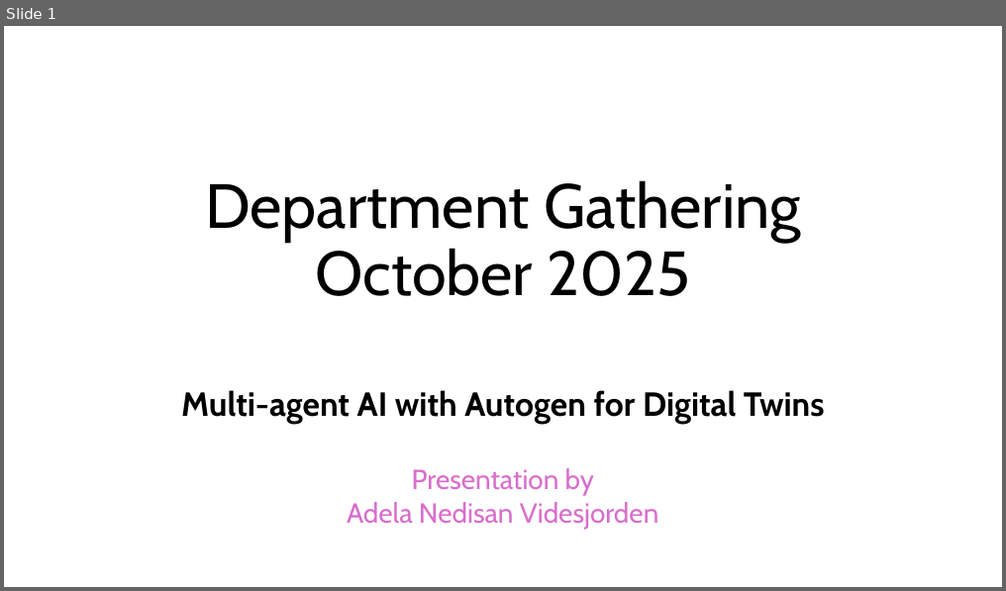
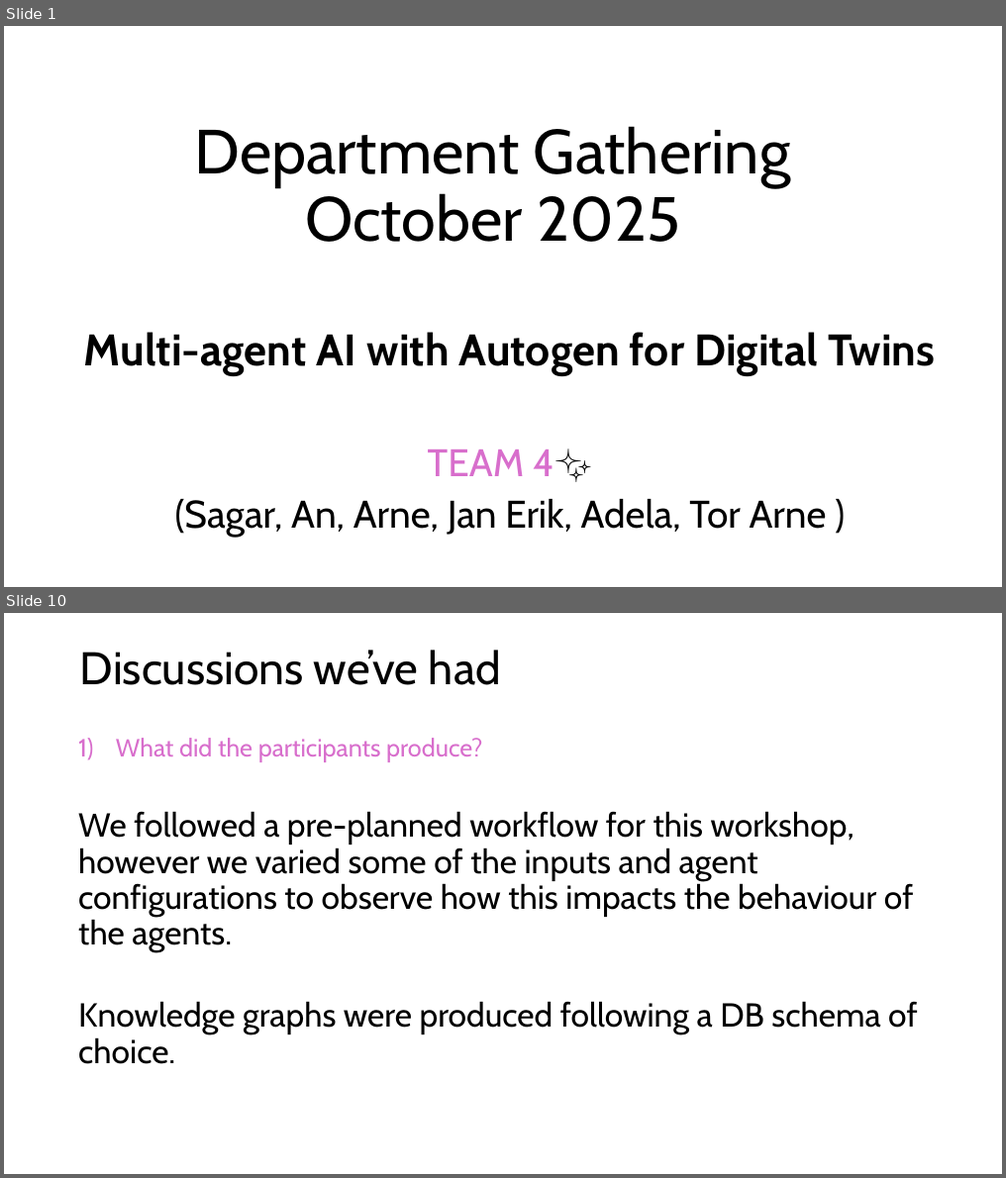
Before and after one commit to adelanv/DepartmentGathering-2025, a slide deck: Multi-agent4DT.pptx. Shown one above the other, each under a label of ours: slide 1 before the commit, slides 1 and 10 after it; the slides between them are not shown. The pictures are 1006x591 and 1006x1178 pixels, drawn with LibreOffice and Linux fonts; fonts in the diff are those of the drawing. Boxes give left, top, right and bottom in pixels: in the first picture for what was removed or moved away, otherwise in the second. Text is boxed around its words. In the diff, an @@ line names an element or a change of style, - is before the commit and + after.

```diff
--- a/Multi-agent4DT.pptx
+++ b/Multi-agent4DT.pptx
@@ slide 10 added at box(4, 613, 1002, 1174), background #FFFFFF @@
@@ title added at box(80, 650, 501, 685), 44 pt, text #000000 @@
+Discussions we’ve had
@@ text added at box(78, 738, 917, 1064), 32 pt, text #000000 @@
+  1) What did the participants produce?
+  We followed a pre-planned workflow for this workshop, however we varied some of the inputs and agent configurations to observe how this impacts the behaviour of the agents.
+  Knowledge graphs were produced following a DB schema of choice.
@@ slide 1 changed as well @@
@@ title "Department Gathering October 2025": place and size @@
-title "Department Gathering October 2025" at box(205, 180, 801, 296)
+title "Department Gathering October 2025" at box(195, 126, 791, 242)
@@ subtitle "Multi-agent AI with Autogen for ...": place and size @@
-subtitle "Multi-agent AI with Autogen for ..." at box(181, 390, 825, 530)
+subtitle "Multi-agent AI with Autogen for ..." at box(84, 332, 935, 537)
@@ subtitle at box(84, 332, 935, 375): size 32.2 to 42.5 pt in "Multi-agent AI with Autogen for Digital Twins"; line spacing 0.7 to 0.9 @@
@@ subtitle at box(175, 449, 827, 537): text changed; size 26.6 to 37 pt; text colour #D86ECC to #000000 @@
-Presentation by
-Adela Nedisan Videsjorden
+TEAM 4✨
+(Sagar, An, Arne, Jan Erik, Adela, Tor Arne )
```
Also in this commit, not shown: 1 other slide changed, 10 other slides added, 1 slide removed, 1 other file.
